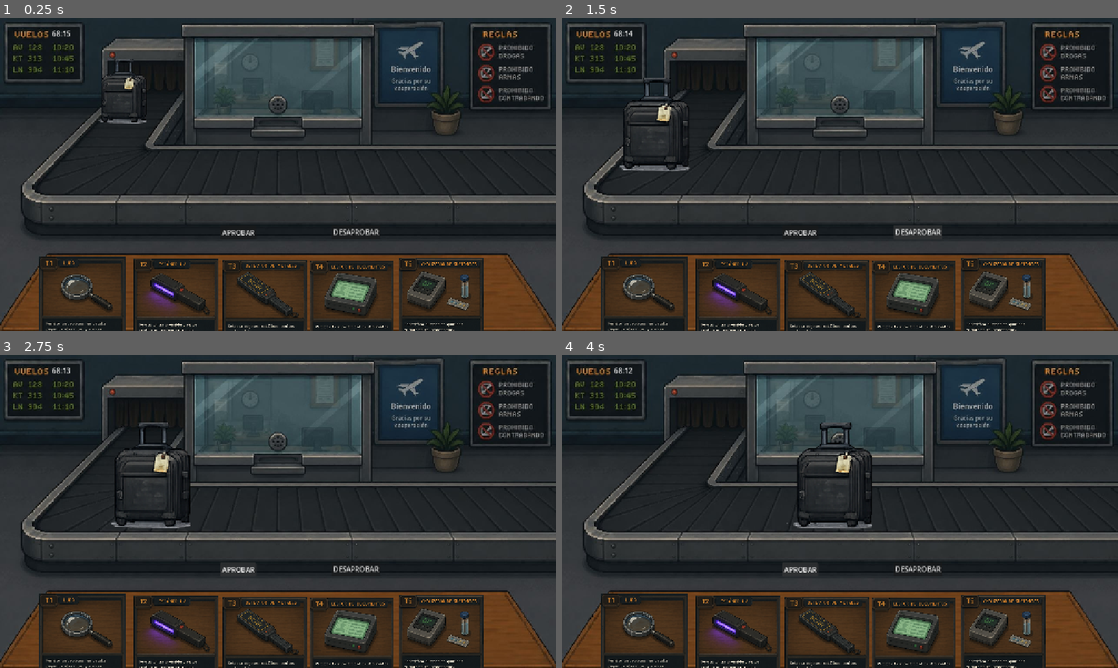
Above: before the commit, frames 1-4 (two rows, left to right).
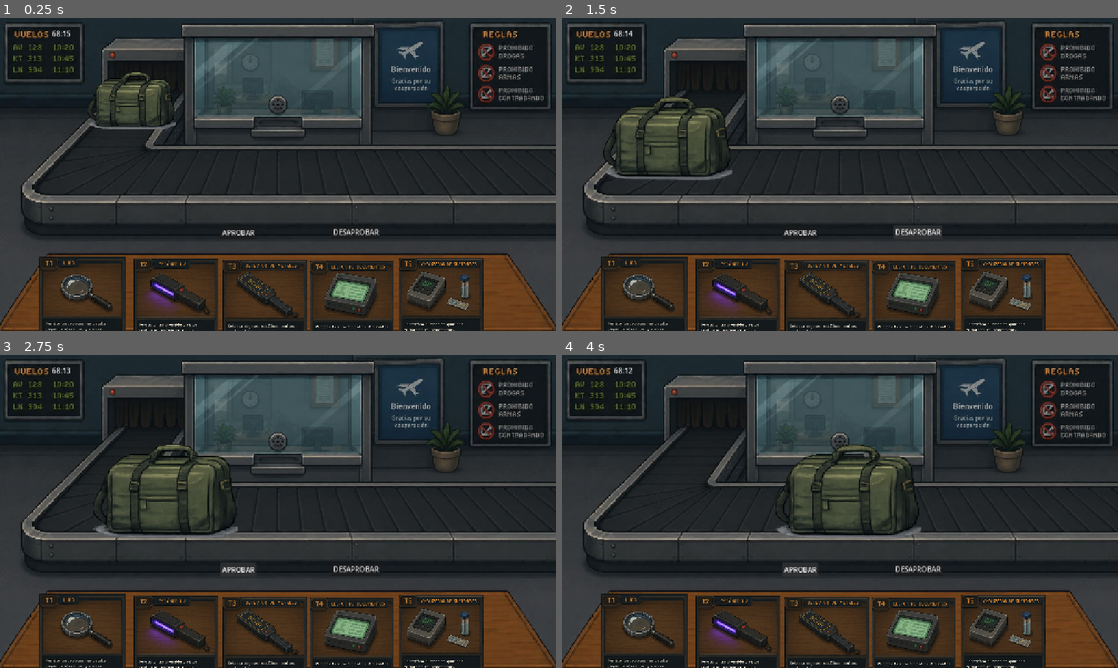
Above: after the commit, the same moments.

Repository: LaguGrego/CarcosaCustoms
Game: Godot game, scene res://carcosa_customs.tscn
Same seed, same stepped clock (60 frames per second), same inputs: the game is played once before the commit and once after it.
Inputs:
- Up to frame 1 (0.25 s): no input
- Up to frame 2 (1.5 s): click "APROBAR" at 0.5 s; click "DESAPROBAR" at 1.25 s
- Up to frame 3 (2.75 s): click "APROBAR" at 2 s
- Up to frame 4 (4 s): click "DESAPROBAR" at 2.75 s; click "APROBAR" at 3.5 s

The runs differ from the first frame. In frame 1, 1.6% of the frame differs, in the area x 16-32%, y 13-36%; in frame 2, 3.4%; in frame 3, 3.9%; in frame 4, 4.2%, in the area x 38-65%, y 21-59%.

Commit message:
Se desplegan las maletas

Diff:
--- /dev/null
+++ b/area_2d.gd
@@ -0,0 +1,20 @@
+extends Area2D
+
+
+# Called when the node enters the scene tree for the first time.
+func _ready() -> void:
+	pass # Replace with function body.
+
+
+func _input_event(viewport, event, shape_idx):
+	if event is InputEventMouseButton \
+	and event.button_index == MOUSE_BUTTON_LEFT \
+	and event.is_pressed():
+		self.on_click()
+
+func on_click():
+	print("Click")
+
+# Called every frame. 'delta' is the elapsed time since the previous frame.
+func _process(delta: float) -> void:
+	pass
--- a/button_approved.gd
+++ b/button_approved.gd
@@ -2,12 +2,15 @@
 
 @onready var luggage := $"../../Luggage"
 @onready var anim := $"../../Luggage/AnimationPlayer"
+@onready var luggage_window := $"../../../../Canvas/Screens/Luggage"
 
 func _ready() -> void:
 	pressed.connect(_button_pressed)
 
 func _button_pressed() -> void:
 	if anim.is_playing(): return
+
+	luggage_window.clear_lugage_inside_window()
 
 	anim.play("luggage_disappear")
 
--- a/button_denied.gd
+++ b/button_denied.gd
@@ -2,12 +2,15 @@
 
 @onready var luggage := $"../../Luggage"
 @onready var anim := $"../../Luggage/AnimationPlayer"
+@onready var luggage_window := $"../../../../Canvas/Screens/Luggage"
 
 func _ready() -> void:
 	pressed.connect(_button_pressed)
 
 func _button_pressed() -> void:
 	if anim.is_playing(): return
+
+	luggage_window.clear_lugage_inside_window()
 
 	anim.play("luggage_disappear")
 
--- a/carcosa_customs.tscn
+++ b/carcosa_customs.tscn
@@ -12,6 +12,7 @@
 [ext_resource type="Texture2D" uid="uid://ca8o66dcqygoy" path="res://Luggage_black.png" id="5_81cyo"]
 [ext_resource type="Script" uid="uid://bxfqkd8tvxcju" path="res://tool_2.gd" id="6_vig2f"]
 [ext_resource type="Script" uid="uid://oiuscm66on4c" path="res://button_approved.gd" id="8_mrkqs"]
+[ext_resource type="Script" uid="uid://cooamy35b2k6u" path="res://luggage_collision_shape.gd" id="8_sds8p"]
 [ext_resource type="Script" uid="uid://ch4b4vhgy2d65" path="res://tool_3.gd" id="8_yw4l8"]
 [ext_resource type="Script" uid="uid://b11tnwwwoare6" path="res://button_denied.gd" id="9_lf0aj"]
 [ext_resource type="Script" uid="uid://dhhno5jujv7vo" path="res://tool_4.gd" id="10_lf0aj"]
@@ -29,6 +30,12 @@
 [ext_resource type="Texture2D" uid="uid://1qhnpu5jxwt3" path="res://T5_sustancia_pointer.png" id="25_b7hie"]
 [ext_resource type="Texture2D" uid="uid://md0d8ufasnfd" path="res://T5_sustancia.png" id="26_g5a0j"]
 [ext_resource type="Texture2D" uid="uid://bgaj2qpr10vca" path="res://T6_radio.png" id="29_rhkjj"]
+[ext_resource type="Texture2D" uid="uid://b580ec0uy13i7" path="res://Luggage_blue_opened.png" id="30_rhkjj"]
+[ext_resource type="Script" uid="uid://cgws1774r2ese" path="res://luggage_screen.gd" id="31_bx2bl"]
+[ext_resource type="Texture2D" uid="uid://bbwop4sygnw7k" path="res://Luggage_brown_opened.png" id="31_sds8p"]
+[ext_resource type="Texture2D" uid="uid://dgjg80yoxfyg6" path="res://Luggage_black_opened.png" id="32_bx2bl"]
+[ext_resource type="Texture2D" uid="uid://bobumdy3m6lmj" path="res://Luggage_red_opened.png" id="33_fhwes"]
+[ext_resource type="Texture2D" uid="uid://bqyy24y16aiyv" path="res://Luggage_green_opened.png" id="34_ddgck"]
 
 [sub_resource type="SpriteFrames" id="SpriteFrames_yw4l8"]
 animations = [{
@@ -130,6 +137,9 @@
 &"luggage_disappear": SubResource("Animation_6n7if")
 }
 
+[sub_resource type="RectangleShape2D" id="RectangleShape2D_bx2bl"]
+size = Vector2(298.5, 937.8572)
+
 [sub_resource type="RectangleShape2D" id="RectangleShape2D_rfv6n"]
 size = Vector2(140.375, 135.78125)
 
@@ -160,6 +170,12 @@
 
 [node name="AnimationPlayer" type="AnimationPlayer" parent="World/Interactives/Luggage" unique_id=1678837214]
 libraries/ = SubResource("AnimationLibrary_tri7a")
+
+[node name="CollisionShape2D" type="CollisionShape2D" parent="World/Interactives/Luggage" unique_id=1341088152]
+position = Vector2(636, 267)
+scale = Vector2(1, -0.27999997)
+shape = SubResource("RectangleShape2D_bx2bl")
+script = ExtResource("8_sds8p")
 
 [node name="Approved" type="Area2D" parent="World/Interactives" unique_id=1357328315]
 
@@ -308,17 +324,49 @@
 [node name="Passanger" type="Node2D" parent="Canvas/Screens" unique_id=1175072997]
 
 [node name="Luggage" type="Node2D" parent="Canvas/Screens" unique_id=216350833]
+script = ExtResource("31_bx2bl")
 
 [node name="Blue" type="Node2D" parent="Canvas/Screens/Luggage" unique_id=581577572]
 
+[node name="BlueInsideSprite" type="Sprite2D" parent="Canvas/Screens/Luggage/Blue" unique_id=418627448]
+visible = false
+position = Vector2(636, 293)
+rotation = 1.5707964
+scale = Vector2(1.505, 1.505)
+texture = ExtResource("30_rhkjj")
+
 [node name="Brown" type="Node2D" parent="Canvas/Screens/Luggage" unique_id=1511128684]
 
+[node name="BrownInsideSprite" type="Sprite2D" parent="Canvas/Screens/Luggage/Brown" unique_id=1983910410]
+visible = false
+position = Vector2(629, 286)
+texture = ExtResource("31_sds8p")
+
 [node name="Black" type="Node2D" parent="Canvas/Screens/Luggage" unique_id=1073603643]
 
+[node name="BlackInsideSprite" type="Sprite2D" parent="Canvas/Screens/Luggage/Black" unique_id=1607427869]
+visible = false
+position = Vector2(639, 283)
+rotation = 1.5707964
+scale = Vector2(1.5, 1.5)
+texture = ExtResource("32_bx2bl")
+
 [node name="Red" type="Node2D" parent="Canvas/Screens/Luggage" unique_id=39734544]
 
+[node name="RedInsideSprite" type="Sprite2D" parent="Canvas/Screens/Luggage/Red" unique_id=1145721193]
+visible = false
+position = Vector2(633, 249)
+scale = Vector2(1.34, 1.34)
+texture = ExtResource("33_fhwes")
+
 [node name="Green" type="Node2D" parent="Canvas/Screens/Luggage" unique_id=1022392662]
 
+[node name="GreenInsideSprite" type="Sprite2D" parent="Canvas/Screens/Luggage/Green" unique_id=1135052681]
+visible = false
+position = Vector2(620, 262)
+scale = Vector2(1.305, 1.305)
+texture = ExtResource("34_ddgck")
+
 [node name="Objetives" type="Node2D" parent="Canvas/Screens" unique_id=1929488832]
 
 [node name="Docs" type="Node2D" parent="Canvas/Screens" unique_id=734381586]
--- a/luggage.gd
+++ b/luggage.gd
@@ -1,5 +1,6 @@
 extends Area2D
 
+@onready var luggage_content_screen = $"../../../Canvas/Screens/Luggage"
 
 # Called when the node enters the scene tree for the first time.
 func _ready() -> void:
@@ -7,10 +8,22 @@
 	pass # Replace with function body.
 
 func pickTexture() -> void:
+	# 0: black , 1: blue , 2: brown , 3: green , 4: red
 	var luggage_types = Array($AnimatedSprite2D.sprite_frames.get_animation_names())
 	$AnimatedSprite2D.animation = luggage_types.pick_random()
-	$AnimatedSprite2D.frame = randi() % 4
+	$AnimatedSprite2D.frame = randi() % 5
 	$AnimationPlayer.play("luggage_appear")
+
+
+func _input_event(viewport, event, shape_idx):
+	if event is InputEventMouseButton \
+	and event.button_index == MOUSE_BUTTON_LEFT \
+	and event.is_pressed() \
+	and !$AnimationPlayer.is_playing():
+		self.trigger_luggage_open()
+
+func trigger_luggage_open():
+	luggage_content_screen.set_luggage_content_type($AnimatedSprite2D.frame)
 
 # Called every frame. 'delta' is the elapsed time since the previous frame.
 func _process(delta: float) -> void:
--- /dev/null
+++ b/luggage_collision_shape.gd
@@ -0,0 +1,10 @@
+extends CollisionShape2D
+
+# Called when the node enters the scene tree for the first time.
+func _ready() -> void:
+	pass # Replace with function body.
+
+
+# Called every frame. 'delta' is the elapsed time since the previous frame.
+func _process(delta: float) -> void:
+	pass
--- /dev/null
+++ b/luggage_screen.gd
@@ -0,0 +1,39 @@
+extends Node2D
+
+
+# Called when the node enters the scene tree for the first time.
+func _ready() -> void:
+	pass # Replace with function body.
+
+func set_luggage_content_type(luggage_code: int):
+	# 0: black , 1: blue , 2: brown , 3: green , 4: red
+	match luggage_code:
+		0:
+			print(luggage_code)
+			$Black/BlackInsideSprite.visible = !$Black/BlackInsideSprite.visible
+		1:
+			print(luggage_code)
+			$Blue/BlueInsideSprite.visible = !$Blue/BlueInsideSprite.visible
+		2:
+			print(luggage_code)
+			$Brown/BrownInsideSprite.visible = !$Brown/BrownInsideSprite.visible
+		3:
+			print(luggage_code)
+			$Green/GreenInsideSprite.visible = !$Green/GreenInsideSprite.visible
+		4:
+			print(luggage_code)
+			$Red/RedInsideSprite.visible = !$Red/RedInsideSprite.visible
+		_:
+			print('wtf')
+			print(luggage_code)
+
+func clear_lugage_inside_window() -> void:
+	$Black/BlackInsideSprite.visible = 0
+	$Blue/BlueInsideSprite.visible = 0
+	$Brown/BrownInsideSprite.visible = 0
+	$Green/GreenInsideSprite.visible = 0
+	$Red/RedInsideSprite.visible = 0
+
+# Called every frame. 'delta' is the elapsed time since the previous frame.
+func _process(delta: float) -> void:
+	pass
Not shown, added: area_2d.gd.uid
Not shown, added: luggage_collision_shape.gd.uid
Not shown, added: luggage_screen.gd.uid
